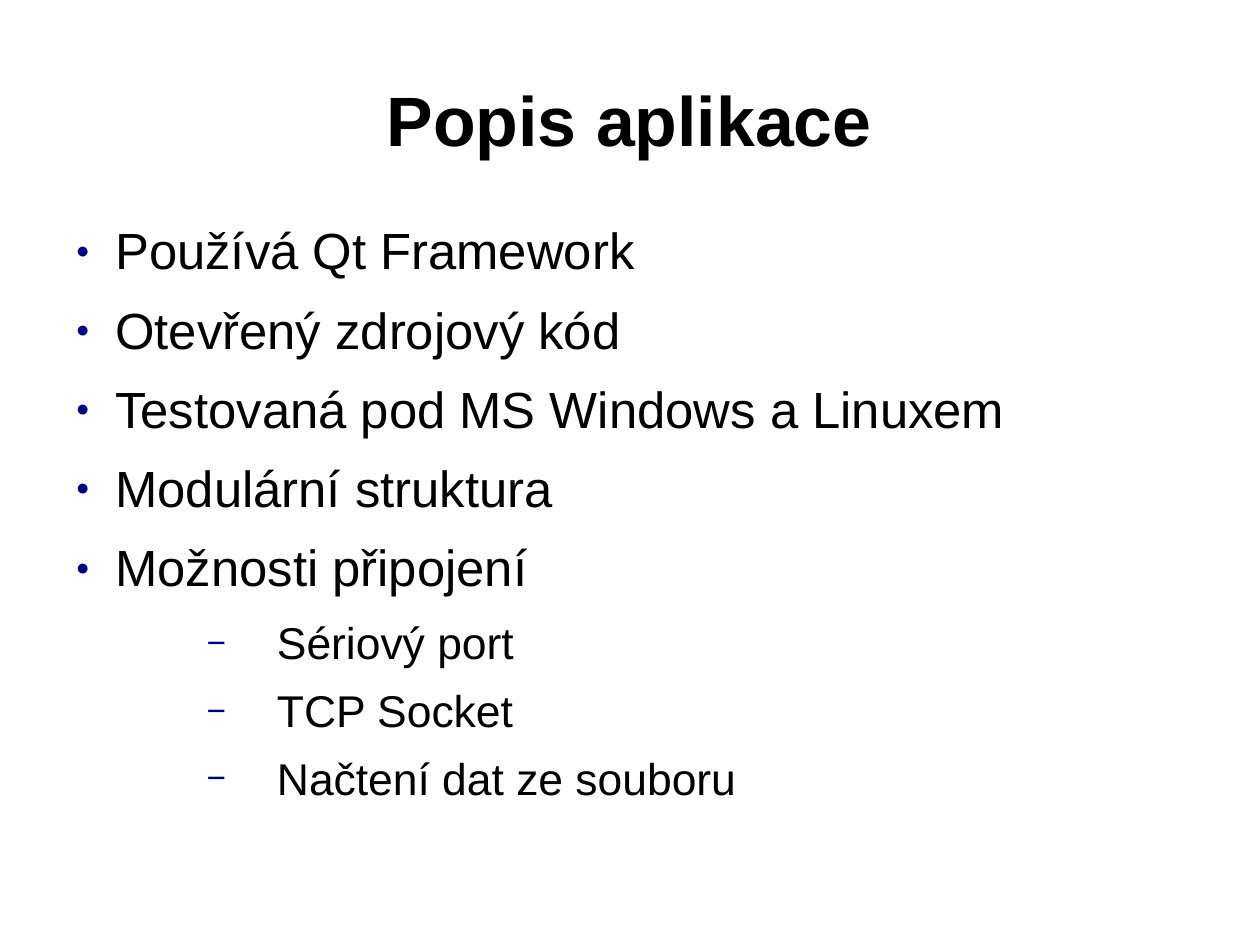
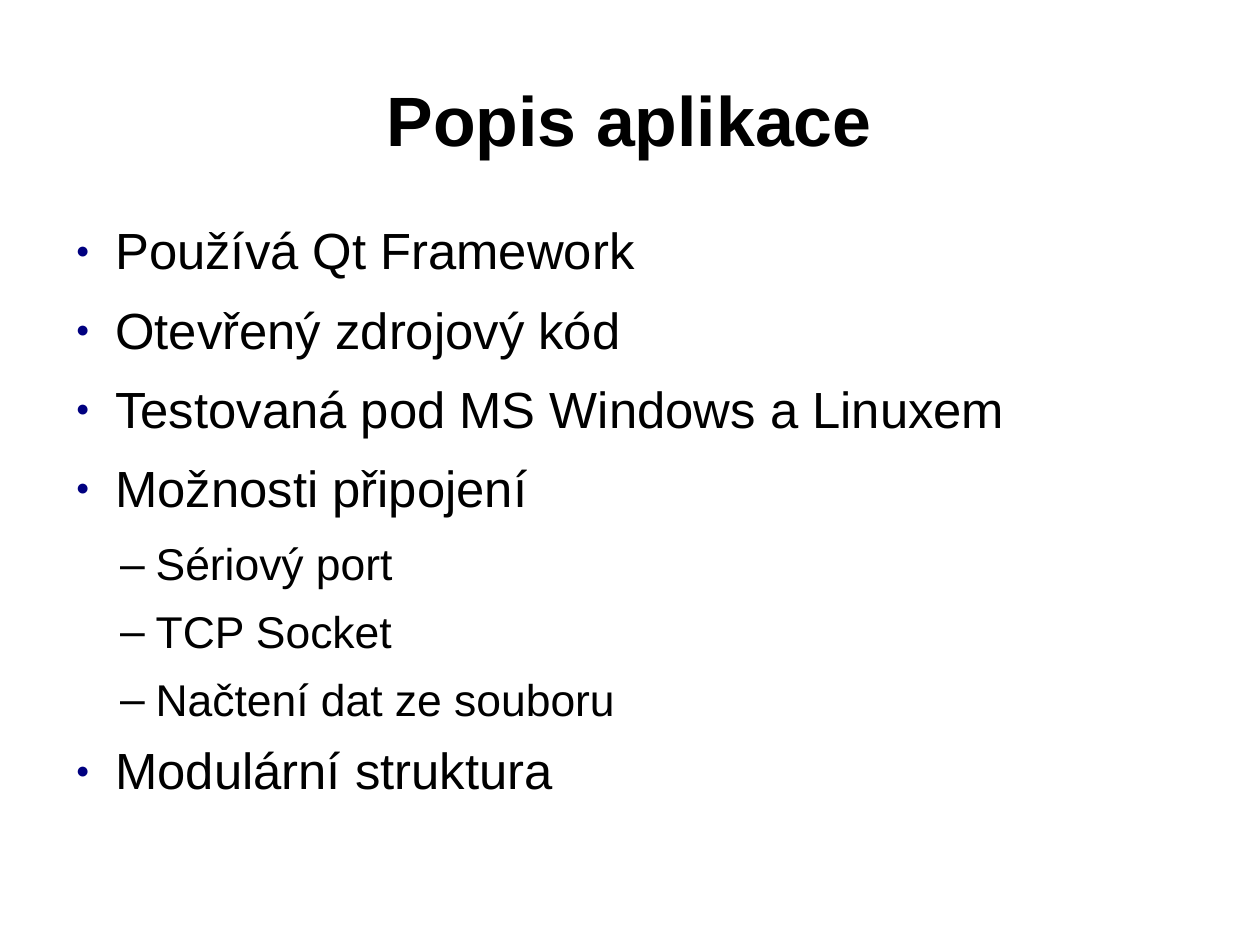
Before and after one commit to Tasssadar/soc, a slide deck: slide 4 of prezentace.odp. Drawn at 1260x945 pixels with LibreOffice and Linux fonts; fonts in the diff are those of the drawing; background and template pictures are left out. Boxes give left, top, right and bottom in pixels: in the first picture for what was removed or moved away, otherwise in the second. Text is boxed around its words. In the diff, an @@ line names an element or a change of style, - is before the commit and + after.

Commit message:
Edit presentation

```diff
--- a/prezentace.odp
+++ b/prezentace.odp
@@ text at [115,469,553,508]: paragraph removed @@
-● Modulární struktura
@@ text at [156,547,614,717]: bullet − to –; bullet colour #000080 to #000000 @@
@@ text at [115,751,553,790]: paragraph added @@
+● Modulární struktura
```
Also in this commit, not shown: 1 other slide changed, 6 slides added, 2 other files.
